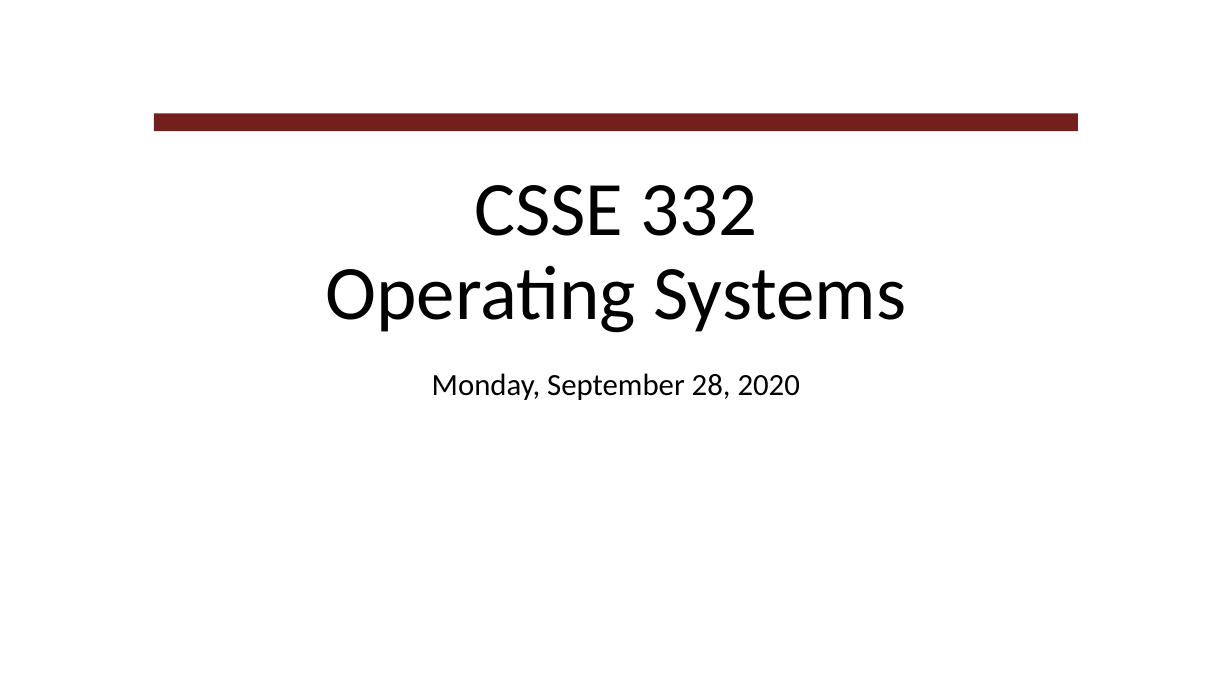
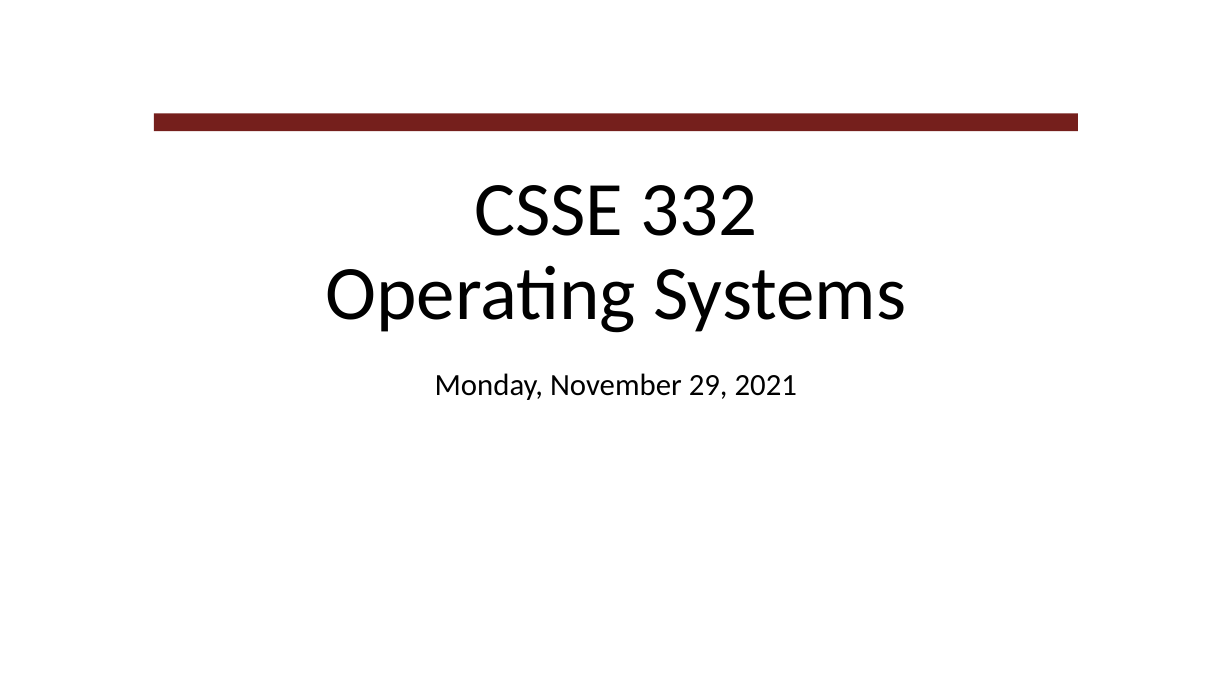
Before and after one commit to RHIT-CSSE/csse332, a slide deck: slide 1 of ClassMaterials/C_Pointers/C_KeyConcepts.pptx. Drawn at 1232x693 pixels with LibreOffice and Linux fonts; fonts in the diff are those of the drawing; background and template pictures are left out. Boxes give left, top, right and bottom in pixels: in the first picture for what was removed or moved away, otherwise in the second. Text is boxed around its words. In the diff, an @@ line names an element or a change of style, - is before the commit and + after.

```diff
--- a/ClassMaterials/C_Pointers/C_KeyConcepts.pptx
+++ b/ClassMaterials/C_Pointers/C_KeyConcepts.pptx
@@ subtitle at (435, 373, 797, 400): text changed @@
-Monday, September 28, 2020
+Monday, November 29, 2021
```
Also in this commit, not shown: 2 other slides changed.
